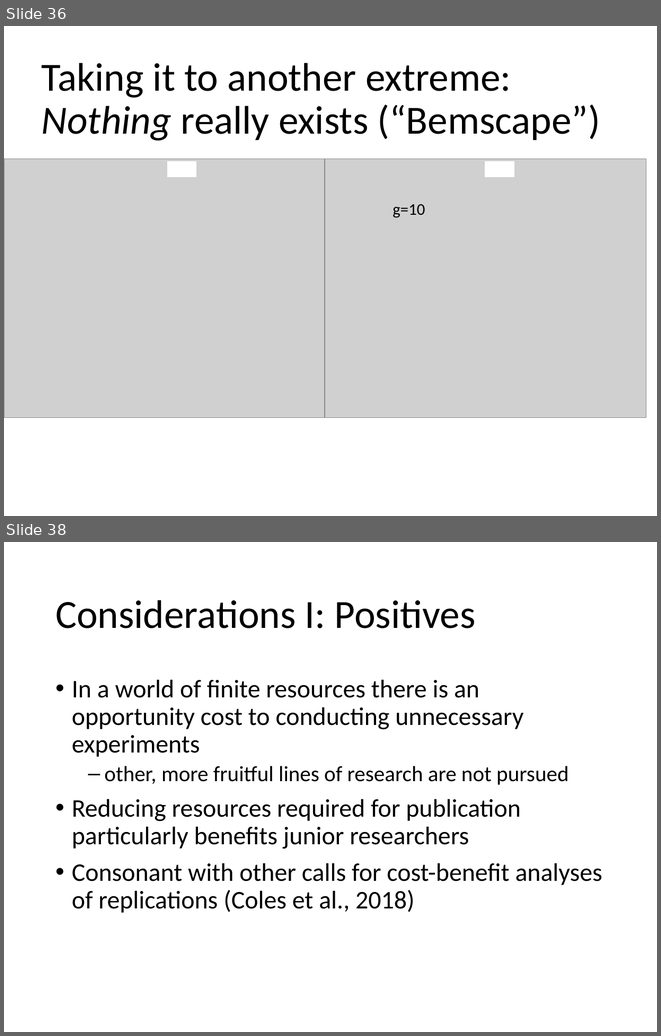
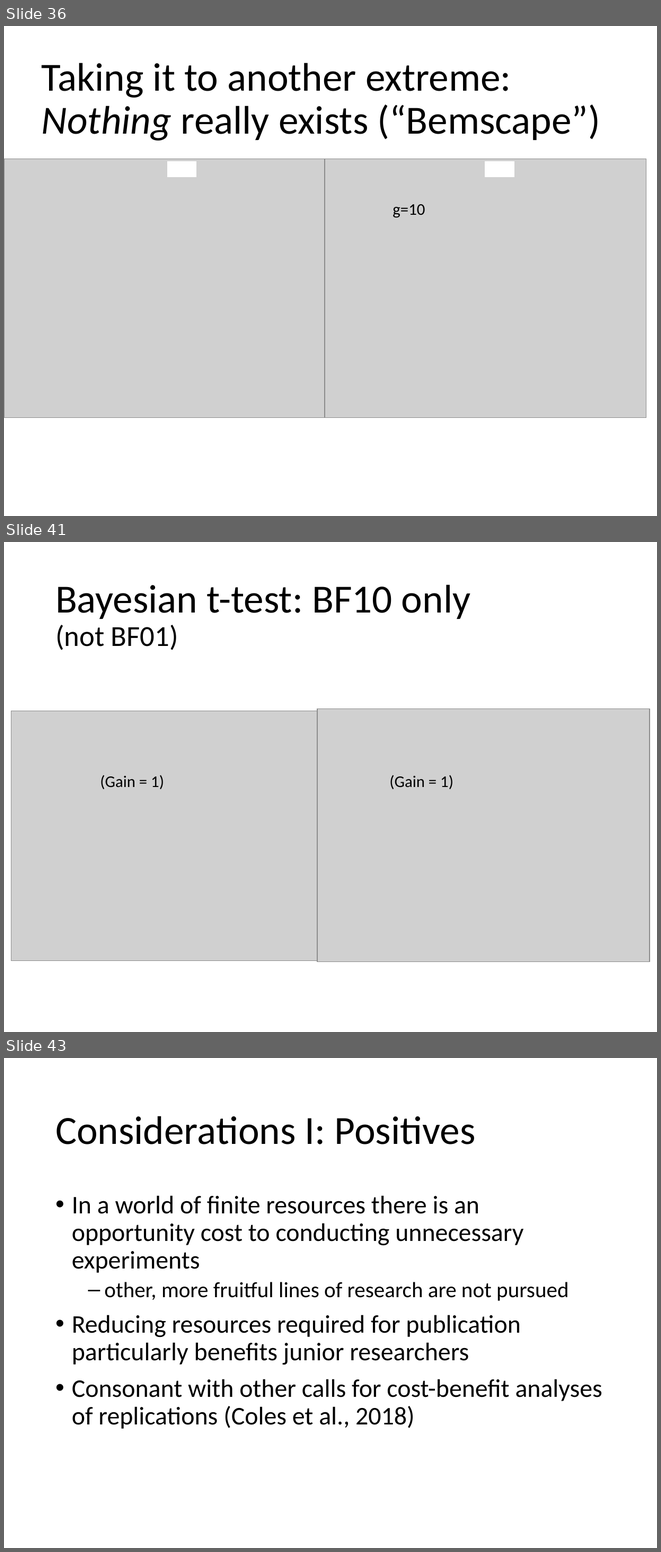
Before and after one commit to StephanLewandowsky/Robust-replicated-and-efficient-science-from-low-replicability, a slide deck: Lsky.ASIC.Extended with further results.pptx. Shown one above the other, each under a label of ours: slides 36 and 38 before the commit, slides 36, 41 and 43 after it; the slides between them are not shown. The pictures are 661x1036 and 661x1552 pixels, drawn with LibreOffice and Linux fonts; fonts in the diff are those of the drawing; grey boxes stand for pictures. Boxes give left, top, right and bottom in pixels: in the first picture for what was removed or moved away, otherwise in the second. Text is boxed around its words. In the diff, an @@ line names an element or a change of style, - is before the commit and + after.

Commit message:
First set of output with Bayesian t-test.

```diff
--- a/Lsky.ASIC.Extended with further results.pptx
+++ b/Lsky.ASIC.Extended with further results.pptx
@@ slide 41 added at (4, 542, 657, 1032), background #FFFFFF @@
@@ title added at (55, 584, 470, 650), 44 pt, text #000000 @@
+Bayesian t-test: BF10 only
+(not BF01)
@@ picture added at (11, 711, 333, 960) @@
@@ picture added at (317, 708, 650, 962) @@
@@ text added at (100, 775, 164, 789), 18 pt, text #000000 @@
+(Gain = 1)
@@ text added at (389, 775, 453, 789), 18 pt, text #000000 @@
+(Gain = 1)
@@ what was slide 38 is now slide 43 @@
```
Also in this commit, not shown: 1 slide changed, 8 other slides added, 27 other files.
